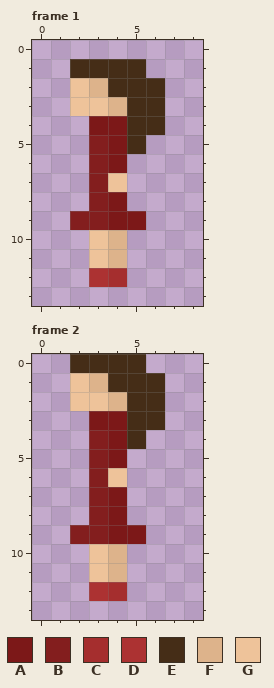
Pixel-art file, stored at Assets/PersonalAssets/NPC/Day2/Woman2DayTwoCorrectLeftIdle.aseprite. The picture above was drawn from the file before the commit.
9x14 pixels, 3 frames. Shown: frame 1, frame 2. The commit also changed other frames, which this record leaves out.
Palette (. is transparent): A #7c1818  B #831e1e  C #a52e2e  D #ac3232  E #452d17  F #ddb38b  G #eec39a
Once edited:
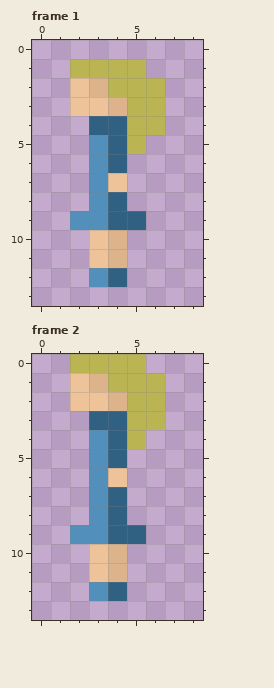
Commit: Assets update All skins for NPCs for day two made
Edits made:
{"colour":"A","old":"#7c1818","new":"#306082"}
{"colour":"B","old":"#831e1e","new":"#528fba"}
{"colour":"E","old":"#452d17","new":"#bab552"}
{"where": "frame 1"}
{"frame":1,"y":12,"x":3,"old":"DC","new":"BA"}
{"where": "frame 2"}
{"frame":2,"y":12,"x":3,"old":"DC","new":"BA"}
{"label":"changed","picture_box":[70,59,165,287]}
{"label":"changed","picture_box":[70,354,165,601]}
